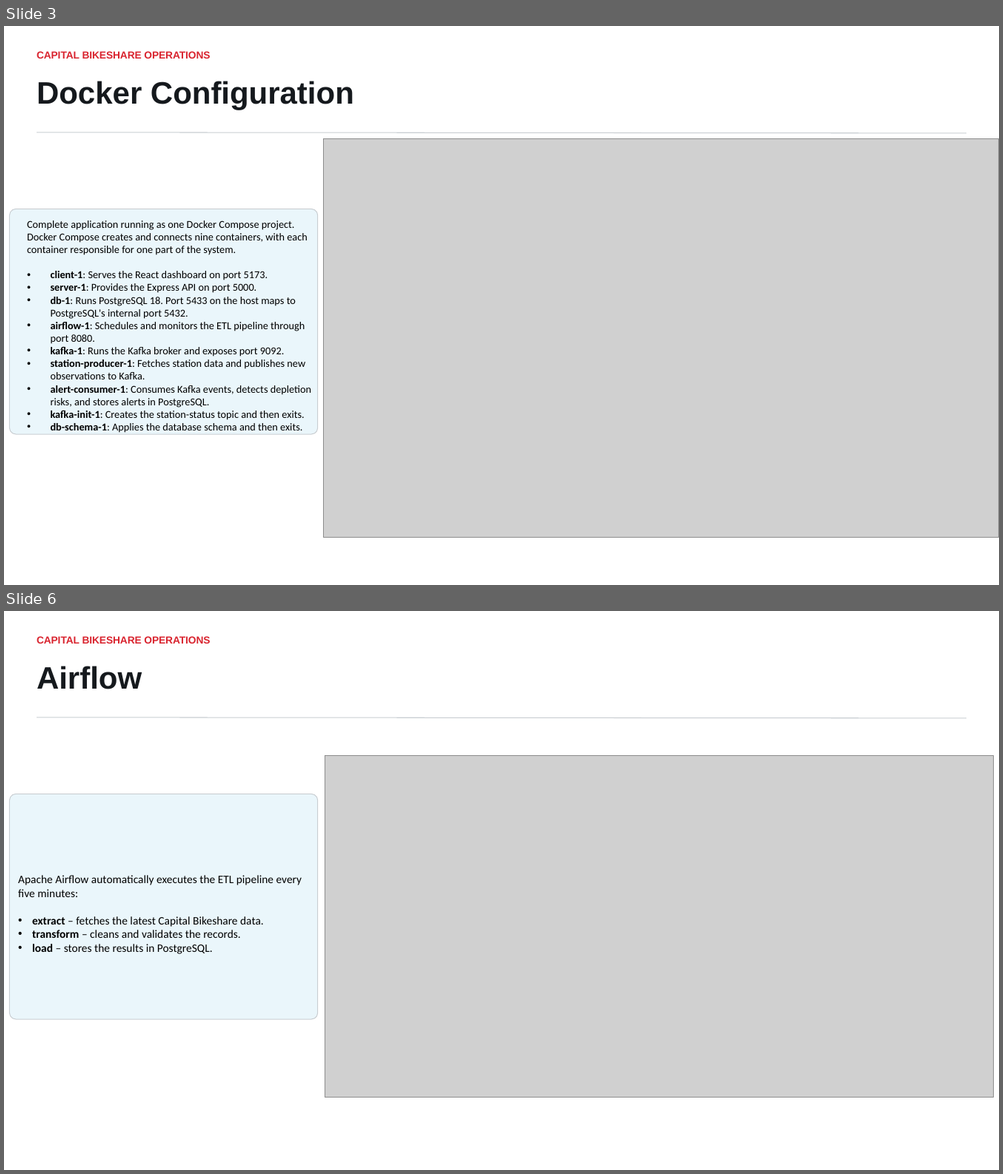
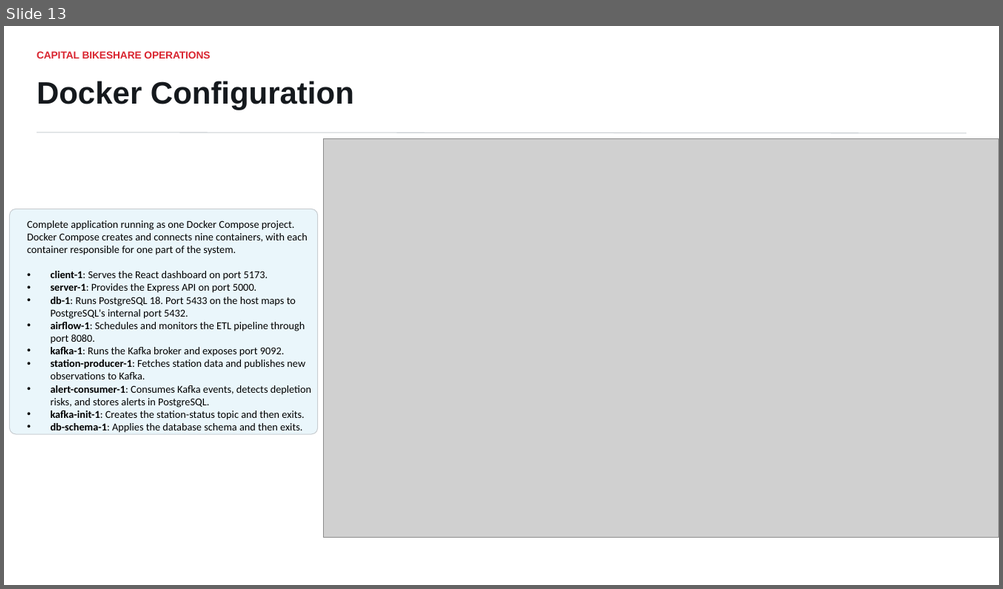
Before and after one commit to EyasuTes/Shared-Bikes-App, a slide deck: capital_bikeshare_operations_platform.pptx. Shown one above the other, each under a label of ours: slides 3 and 6 before the commit, slide 13 after it; the slides between them are not shown. The pictures are 1003x1174 and 1003x589 pixels, drawn with LibreOffice and Linux fonts; fonts in the diff are those of the drawing; grey boxes stand for pictures. Boxes give left, top, right and bottom in pixels: in the first picture for what was removed or moved away, otherwise in the second. Text is boxed around its words. In the diff, an @@ line names an element or a change of style, - is before the commit and + after.

```diff
--- a/capital_bikeshare_operations_platform.pptx
+++ b/capital_bikeshare_operations_platform.pptx
@@ slide 6 removed at (4,611,999,1170), background #FFFFFF @@
@@ text removed at (37,636,210,644) @@
-CAPITAL BIKESHARE OPERATIONS
@@ text removed at (37,666,142,689) @@
-Airflow
@@ line removed from (37, 718) to (967, 718) @@
@@ picture removed at (325,756,993,1097) @@
@@ rounded rectangle removed at (9,794,317,1019) @@
@@ text removed at (18,875,302,954) @@
-Apache Airflow automatically executes the ETL pipeline every five minutes:
-• extract – fetches the latest Capital Bikeshare data.
-• transform – cleans and validates the records.
-• load – stores the results in PostgreSQL.
@@ what was slide 3 is now slide 13 @@
```
Also in this commit, not shown: 3 slides changed, 7 slides added.
